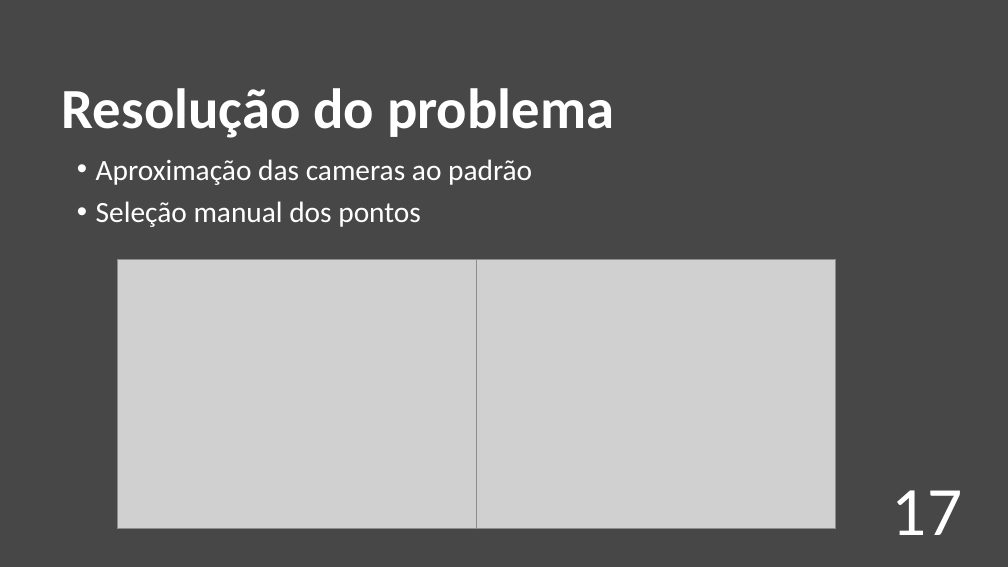
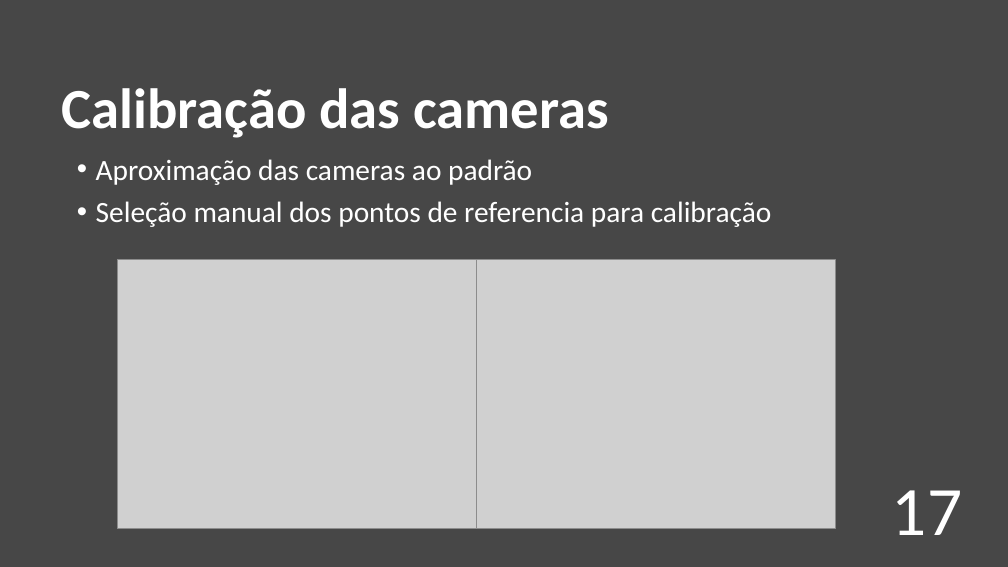
Before and after one commit to RRibeiro8/vc_projecto, a slide deck: slide 17 of docs/Presentation.pptx. Drawn at 1008x567 pixels with LibreOffice and Linux fonts; fonts in the diff are those of the drawing; grey boxes stand for pictures. Boxes give left, top, right and bottom in pixels: in the first picture for what was removed or moved away, otherwise in the second. Text is boxed around its words. In the diff, an @@ line names an element or a change of style, - is before the commit and + after.

Commit message:
Presentation updated

```diff
--- a/docs/Presentation.pptx
+++ b/docs/Presentation.pptx
@@ text at bbox=[62, 88, 608, 138]: text changed @@
-Resolução do problema
+Calibração das cameras
@@ text at bbox=[96, 201, 772, 227]: text changed @@
-• Seleção manual dos pontos
+• Seleção manual dos pontos de referencia para calibração
```
Also in this commit, not shown: 7 other slides changed, 1 other file.
